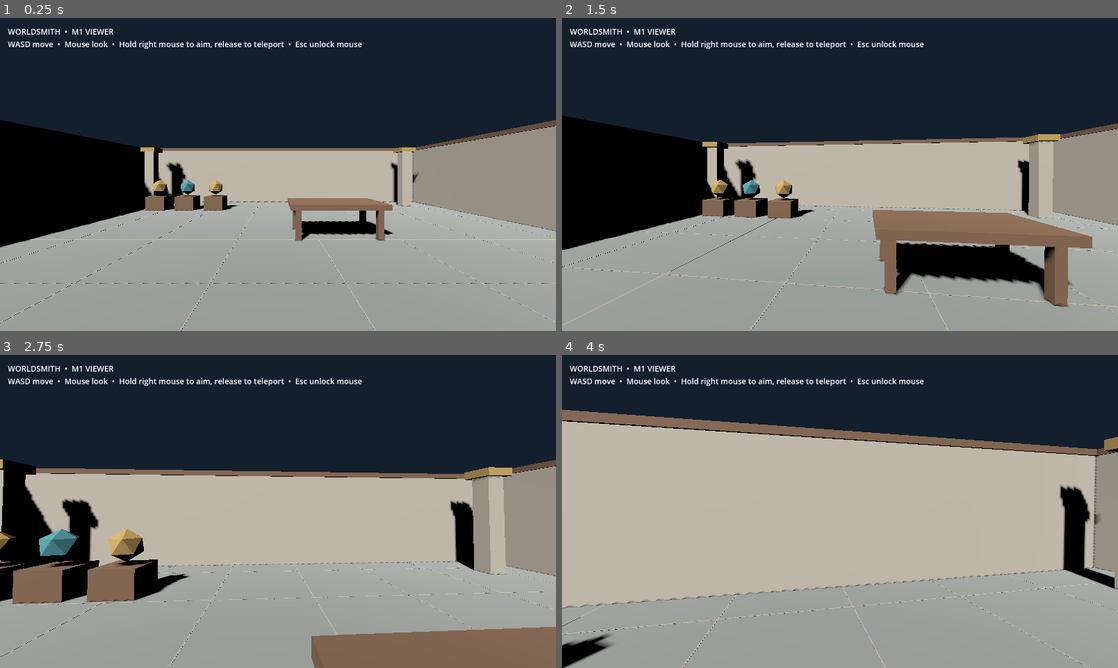
Above: before the commit, frames 1-4 (two rows, left to right).
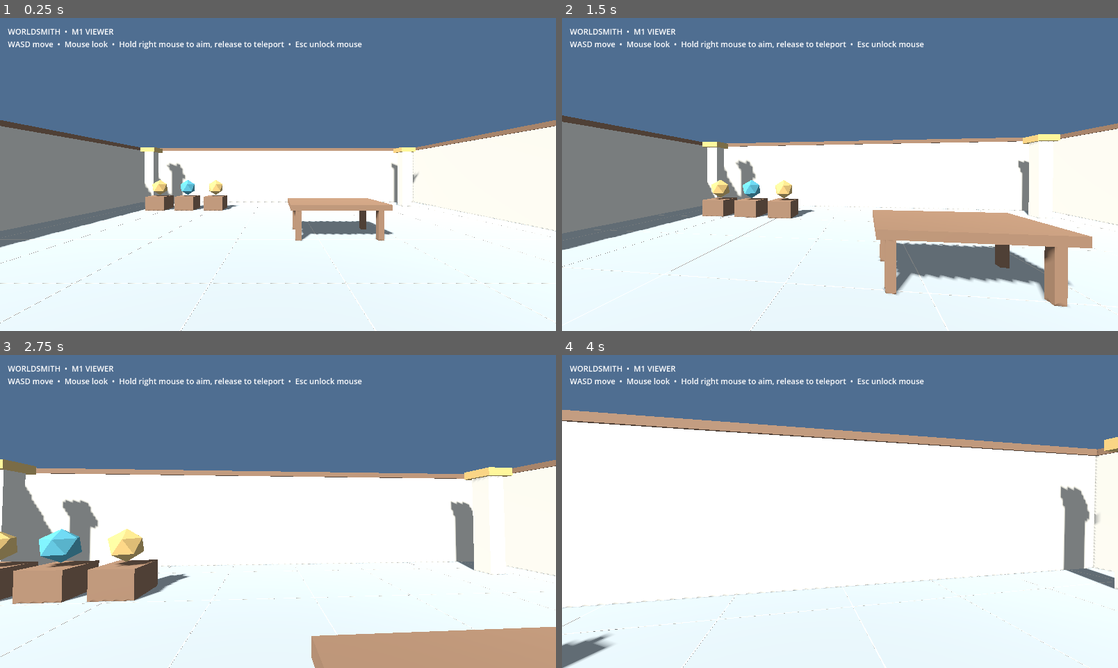
Above: after the commit, the same moments.

Repository: sth144/worldsmith
Game: Godot game, scene res://scenes/main.tscn
Same seed, same stepped clock (60 frames per second), same inputs: the game is played once before the commit and once after it.
Inputs (mouse positions are in pixels of both pictures, inside the frame that each line leads up to):
- Up to frame 1 (0.25 s): no input
- Up to frame 2 (1.5 s): tap Enter at 0.5 s; move the mouse to (867, 174) at 0.52 s; hold W from 0.53 s (still down); click (867, 174) at 0.67 s; move the mouse to (812, 174) at 1.27 s
- Up to frame 3 (2.75 s): keep holding W; move the mouse to (289, 505) at 2.02 s
- Up to frame 4 (4 s): keep holding W; move the mouse to (834, 517) at 2.77 s; click (834, 517) at 2.92 s; move the mouse to (878, 514) at 3.52 s

The runs differ from the first frame. In frame 1, 100% of the frame differs, in the area x 0-100%, y 0-100%; in frame 2, 100%; in frame 3, 100%; in frame 4, 100%.

Commit message:
Brighten shadowed areas with daylight ambient fill

Diff:
--- a/client/scenes/main.tscn
+++ b/client/scenes/main.tscn
@@ -28,14 +28,25 @@
 transparency = 1
 shading_mode = 0
 
+[sub_resource type="Environment" id="Environment_daylight"]
+background_mode = 1
+background_color = Color(0.31, 0.43, 0.57, 1)
+ambient_light_source = 2
+ambient_light_color = Color(0.68, 0.73, 0.8, 1)
+ambient_light_energy = 0.8
+ambient_light_sky_contribution = 0.0
+
 [node name="World" type="Node3D"]
 script = ExtResource("1_main")
 
 [node name="SampleHall" parent="." instance=ExtResource("2_hall")]
 
+[node name="DaylightEnvironment" type="WorldEnvironment" parent="."]
+environment = SubResource("Environment_daylight")
+
 [node name="Sun" type="DirectionalLight3D" parent="."]
 rotation = Vector3(-0.7, -0.5, 0)
-light_energy = 1.3
+light_energy = 1.0
 shadow_enabled = true
 
 [node name="Floor" type="StaticBody3D" parent="."]
Not shown: 1 places in client/scenes/main.tscn that only renumber resources
Not shown, changed: CHANGELOG.md
